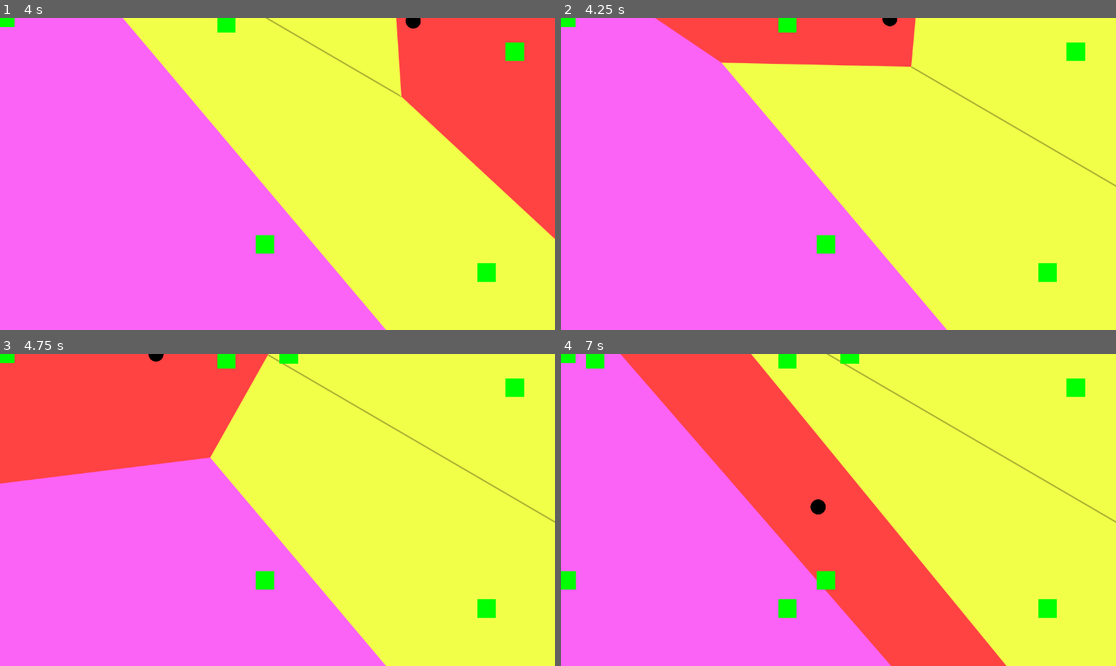
Above: before the commit, frames 1-4 (two rows, left to right).
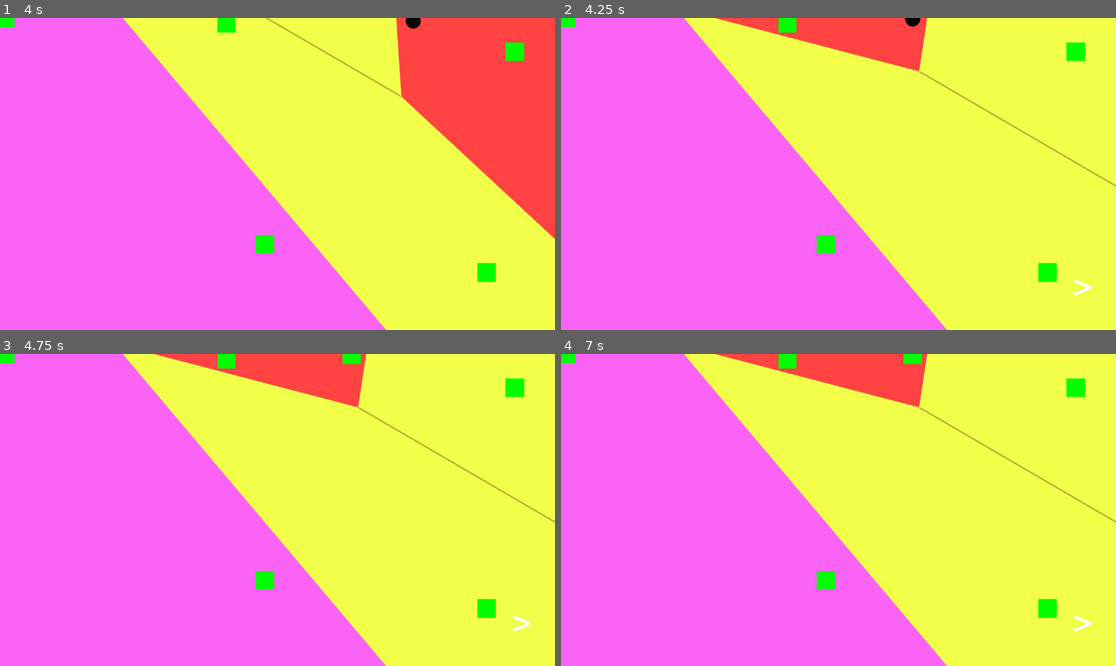
Above: after the commit, the same moments.

Repository: ProgrammingParadox/voronoi-game
Game: Godot game, scene res://node_2d.tscn
Same seed, same stepped clock (60 frames per second), same inputs: the game is played once before the commit and once after it. Before the commit the project starts from res://Game.tscn.
Inputs (mouse positions are in pixels of both pictures, inside the frame that each line leads up to):
- Up to frame 1 (4 s): tap Enter at 0.5 s; move the mouse to (399, 158) at 0.52 s; hold D (player_1_right) 0.53-1.28 s; tap Q (player_1_plant) every 0.75 s from 0.6 to 3.6 s; move the mouse to (166, 189) at 1.27 s; hold S (player_1_down) 1.28-2.03 s; move the mouse to (333, 105) at 2.02 s; hold D (player_1_right) 2.03-2.78 s; move the mouse to (249, 236) at 2.77 s; hold W (player_1_up) 2.78-3.53 s; move the mouse to (444, 220) at 3.52 s; hold A (player_1_left) from 3.53 s (still down)
- Up to frame 2 (4.25 s): keep holding A (player_1_left); tap Escape (pause, bound only after the commit) at 4.15 s
- Up to frame 3 (4.75 s): keep holding A (player_1_left); move the mouse to (111, 463) at 4.27 s; tap Q (player_1_plant) at 4.35 s
- Up to frame 4 (7 s): move the mouse to (866, 510) at 5.02 s; release A (player_1_left) at 5.03 s; hold S (player_1_down) 5.03-5.78 s; tap Q (player_1_plant) at 5.1, 5.85, 6.6 s; move the mouse to (755, 432) at 5.77 s; hold D (player_1_right) 5.78-6.53 s; move the mouse to (960, 494) at 6.52 s; hold W (player_1_up) from 6.53 s (still down)

Frame 1 is identical in both runs. In frame 2, 3.7% of the frame differs, in the area x 16-96%, y 0-90%; in frame 3, 18%; in frame 4, 26%, in the area x 0-96%, y 0-100%.

Commit message:
pause menu in progress

Diff:
--- a/animated_sprite_2d.gd
+++ b/animated_sprite_2d.gd
@@ -1,4 +1,5 @@
 extends CharacterBody2D
+
 
 @export var speed = 400
 @export var acceleration: float = 1.0;
@@ -28,10 +29,9 @@
 	if Input.is_action_just_pressed("player_1_plant"):
 		var new_seed = seed_tscn.instantiate()
 		add_sibling(new_seed)
-
 		new_seed.position = self.position
 		new_seed.get_node("Sprite2D").player_color = Color(0.0, 1.0, 0.0, 1.0);
-	#
+
 
 	position += velocity * speed * delta
 
--- /dev/null
+++ b/node_2d.gd
@@ -0,0 +1,22 @@
+extends Node2D
+
+@onready var pausemenu = $PauseMenu
+var paused = false
+
+func _ready() -> void:
+	pausemenu.hide()
+
+
+func _process(delta: float) -> void:
+	if Input.is_action_just_pressed("pause"):
+		pause_menu()
+		paused = !paused
+
+
+func pause_menu():
+	if paused:
+		pausemenu.hide()
+		Engine.time_scale = 1
+	if !paused:
+		pausemenu.show()
+		Engine.time_scale = 0
--- a/node_2d.tscn
+++ b/node_2d.tscn
@@ -1,10 +1,12 @@
-[gd_scene load_steps=9 format=3 uid="uid://4uhfxo2n5kmm"]
+[gd_scene load_steps=11 format=3 uid="uid://4uhfxo2n5kmm"]
 
 [ext_resource type="Texture2D" uid="uid://dq7lwem33alvc" path="res://circle.svg" id="1_0hol4"]
+[ext_resource type="Script" uid="uid://ci6qha6mpa0y8" path="res://node_2d.gd" id="1_d21ai"]
 [ext_resource type="Script" uid="uid://dgmkjvv55hhvw" path="res://animated_sprite_2d.gd" id="2_epypp"]
 [ext_resource type="Shader" uid="uid://31ww3j04rdyb" path="res://testing.gdshader" id="3_0hol4"]
 [ext_resource type="Script" uid="uid://chnkqismhkqxo" path="res://voronoi.gd" id="3_epypp"]
 [ext_resource type="PackedScene" uid="uid://cdjeq7ithvm6g" path="res://seed.tscn" id="4_q6r6c"]
+[ext_resource type="PackedScene" uid="uid://b6v30hgpnovxm" path="res://ui.tscn" id="6_kdubu"]
 
 [sub_resource type="ShaderMaterial" id="ShaderMaterial_q6r6c"]
 shader = ExtResource("3_0hol4")
@@ -30,6 +32,7 @@
 radius = 15.1327
 
 [node name="Node2D" type="Node2D"]
+script = ExtResource("1_d21ai")
 
 [node name="Voronoi" type="Sprite2D" parent="."]
 z_index = -1
@@ -51,3 +54,9 @@
 
 [node name="CollisionShape2D" type="CollisionShape2D" parent="Player"]
 shape = SubResource("CircleShape2D_0hol4")
+
+[node name="PauseMenu" parent="." instance=ExtResource("6_kdubu")]
+offset_left = 645.0
+offset_top = 330.0
+offset_right = 645.0
+offset_bottom = 330.0
--- a/project.godot
+++ b/project.godot
@@ -11,8 +11,9 @@
 [application]
 
 config/name="testing"
-run/main_scene="uid://og27vauvhwyp"
+run/main_scene="uid://4uhfxo2n5kmm"
 config/features=PackedStringArray("4.4", "GL Compatibility")
+boot_splash/use_filter=false
 config/icon="res://icon.svg"
 
 [autoload]
@@ -71,6 +72,12 @@
 "events": [Object(InputEventKey,"resource_local_to_scene":false,"resource_name":"","device":-1,"window_id":0,"alt_press …(191 unchanged characters)…
 ]
 }
+pause={
+"deadzone": 0.2,
+"events": [Object(InputEventKey,"resource_local_to_scene":false,"resource_name":"","device":-1,"window_id":0,"alt_pressed":false,"shift_pressed":false,"ctrl_pressed":false,"meta_pressed":false,"pressed":false,"keycode":0,"physical_keycode":4194305,"key_label":0,"unicode":0,"location":0,"echo":false,"script":null)
+, Object(InputEventKey,"resource_local_to_scene":false,"resource_name":"","device":-1,"window_id":0,"alt_pressed":false,"shift_pressed":false,"ctrl_pressed":false,"meta_pressed":false,"pressed":false,"keycode":0,"physical_keycode":80,"key_label":0,"unicode":112,"location":0,"echo":false,"script":null)
+]
+}
 
 [rendering]
 
--- a/ui.tscn
+++ b/ui.tscn
@@ -34,6 +34,8 @@
 
 [node name="Resume" type="Button" parent="MarginContainer/VBoxContainer"]
 layout_mode = 2
+theme_override_colors/font_hover_color = Color(1, 1, 1, 1)
+theme_override_colors/font_color = Color(1, 1, 1, 1)
 theme_override_fonts/font = ExtResource("1_fyqef")
 theme_override_font_sizes/font_size = 60
 theme_override_styles/focus = SubResource("StyleBoxEmpty_fyqef")
@@ -45,6 +47,7 @@
 
 [node name="Settings" type="Button" parent="MarginContainer/VBoxContainer"]
 layout_mode = 2
+theme_override_colors/font_color = Color(1, 1, 1, 1)
 theme_override_fonts/font = ExtResource("1_fyqef")
 theme_override_font_sizes/font_size = 60
 theme_override_styles/focus = SubResource("StyleBoxEmpty_fyqef")
@@ -56,6 +59,7 @@
 
 [node name="Quit" type="Button" parent="MarginContainer/VBoxContainer"]
 layout_mode = 2
+theme_override_colors/font_color = Color(1, 1, 1, 1)
 theme_override_fonts/font = ExtResource("1_fyqef")
 theme_override_font_sizes/font_size = 60
 theme_override_styles/focus = SubResource("StyleBoxEmpty_fyqef")
Not shown, added: node_2d.gd.uid
